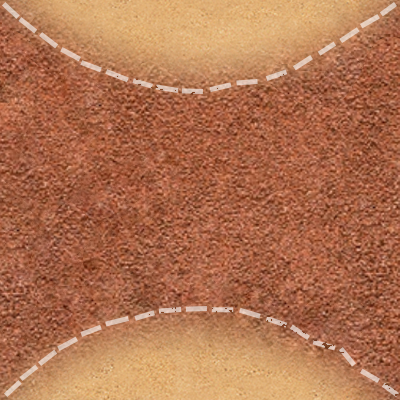
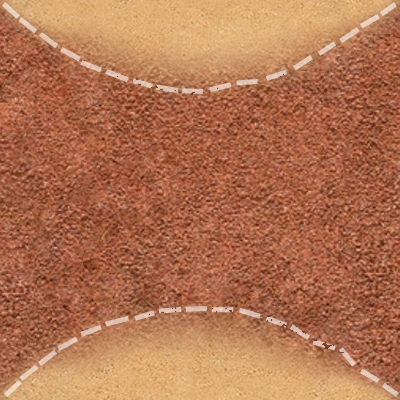
Layer changes from the first (400, 400) image to the second:
painted on "Слой 2" over 0, 0, 400, 400
